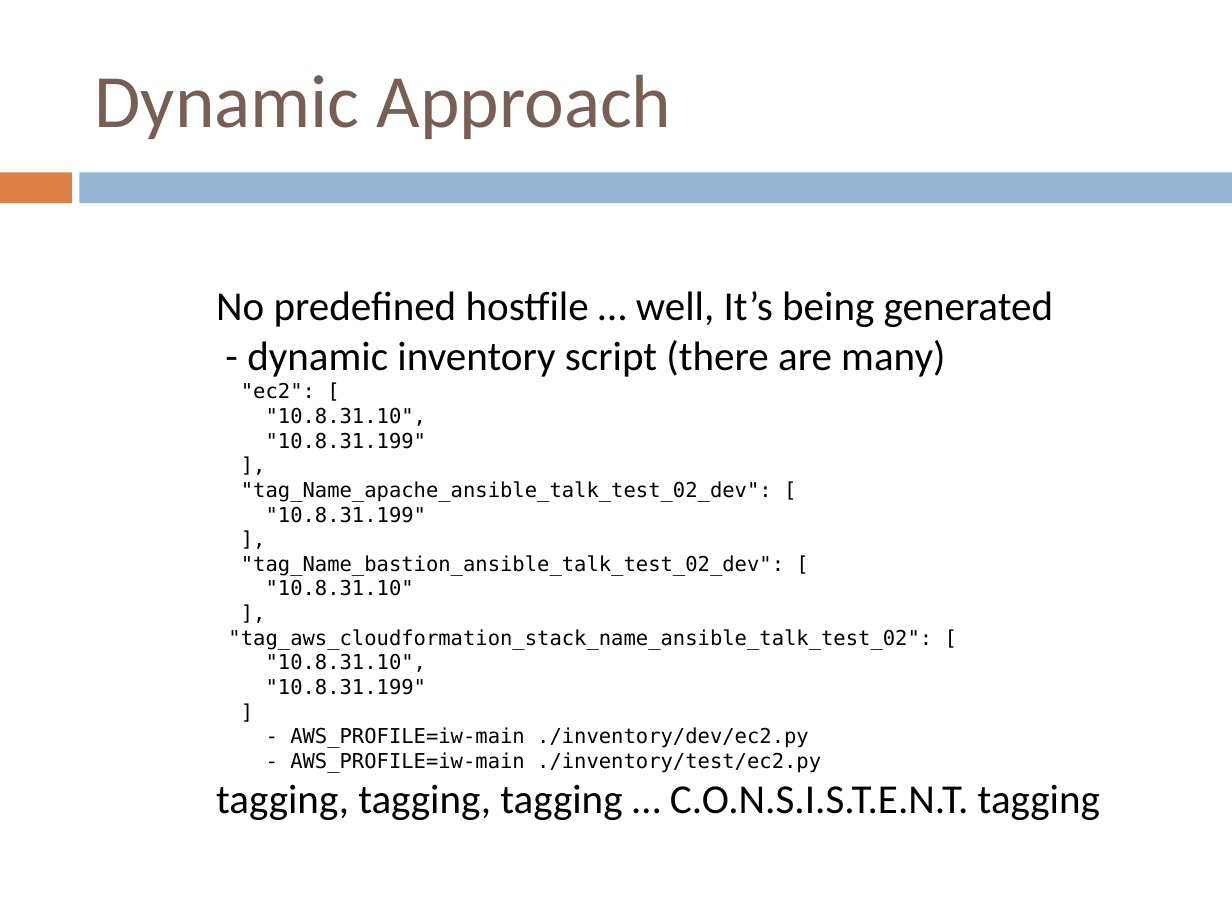
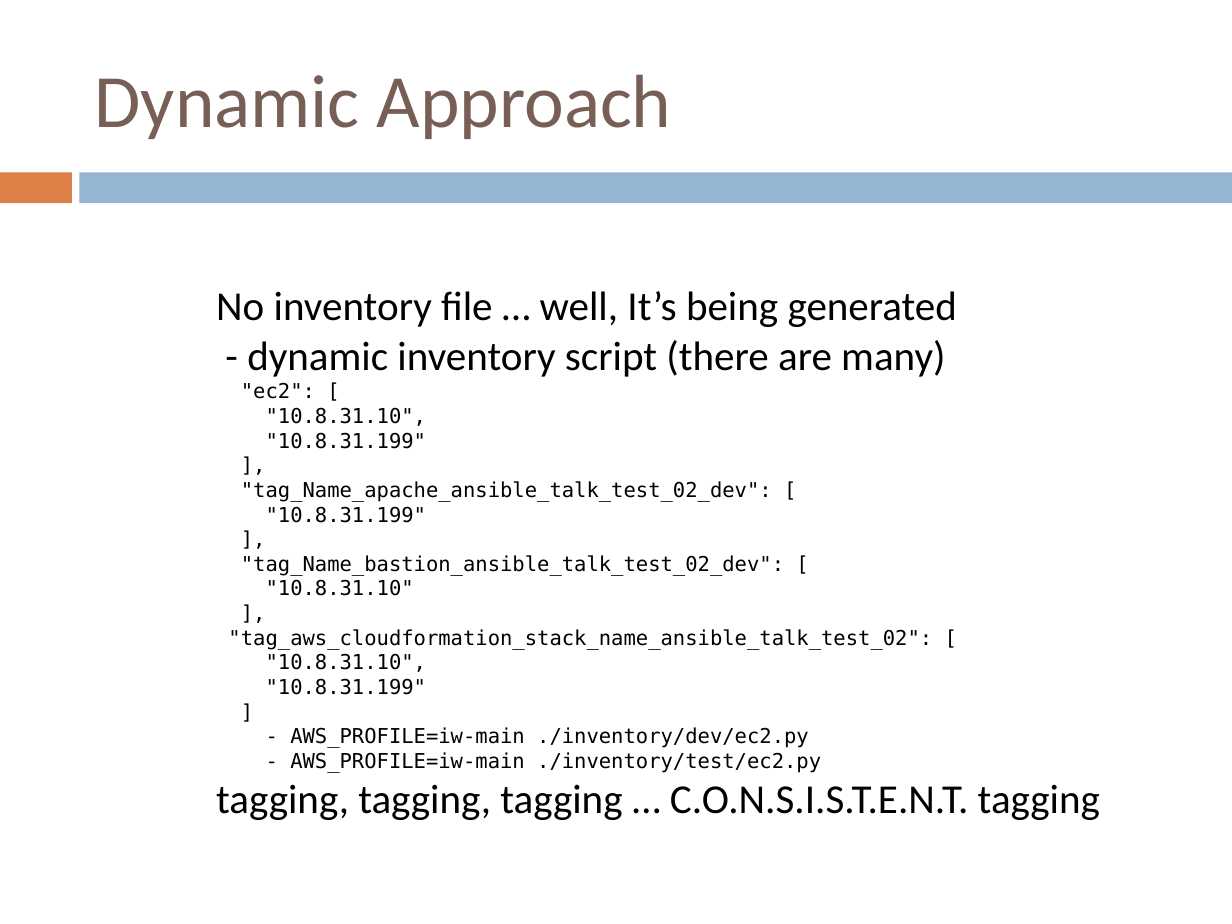
Before and after one commit to zskulcsar/ansible-dynamic-cloud-envs-talk, a slide deck: slide 7 of Dynamic_cloud_environments_with_Ansible.pptx. Drawn at 1232x924 pixels with LibreOffice and Linux fonts; fonts in the diff are those of the drawing. Boxes give left, top, right and bottom in pixels: in the first picture for what was removed or moved away, otherwise in the second. Text is boxed around its words. In the diff, an @@ line names an element or a change of style, - is before the commit and + after.

```diff
--- a/Dynamic_cloud_environments_with_Ansible.pptx
+++ b/Dynamic_cloud_environments_with_Ansible.pptx
@@ text at bbox=[216, 291, 957, 327]: text changed @@
-No predefined hostfile … well, It’s being generated
+No inventory file … well, It’s being generated
```
Also in this commit, not shown: 3 other slides changed.
